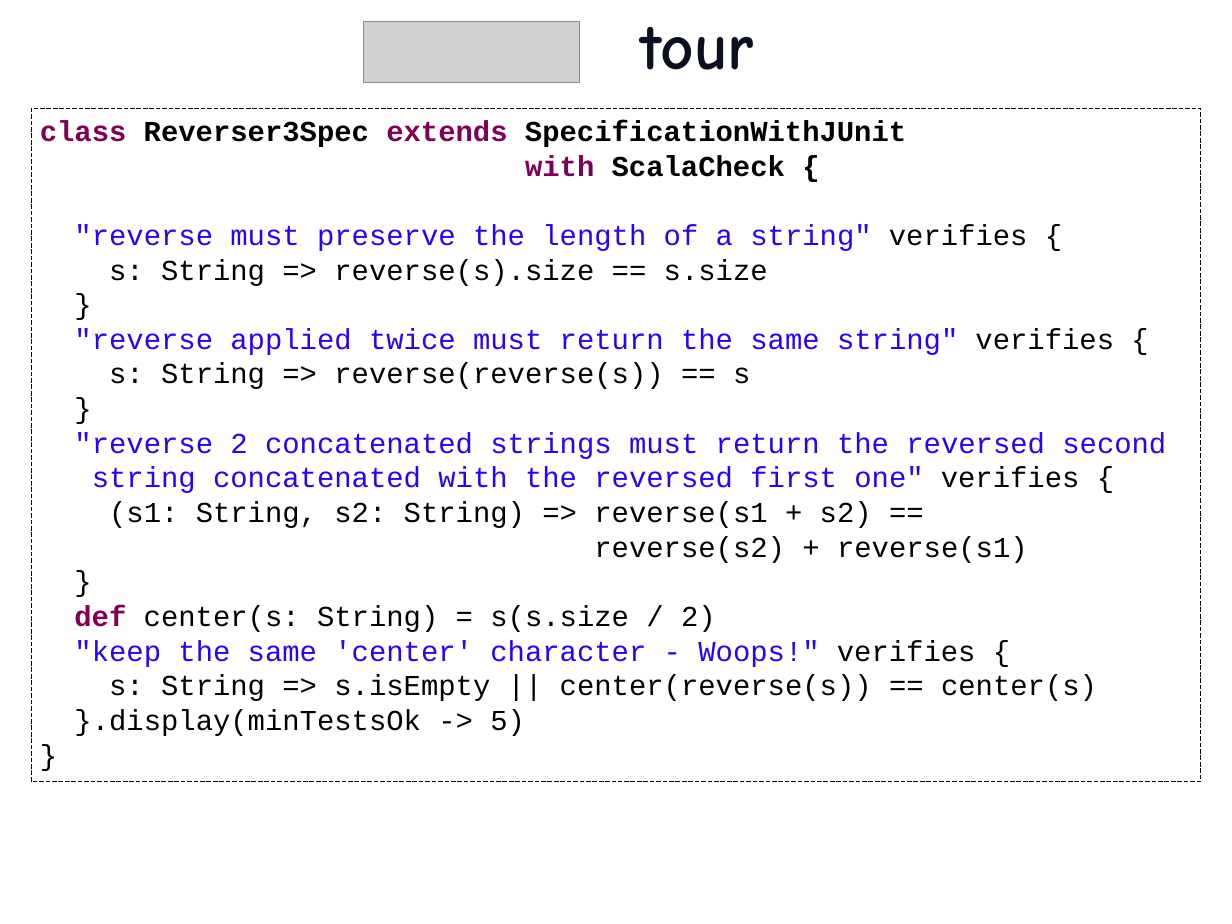
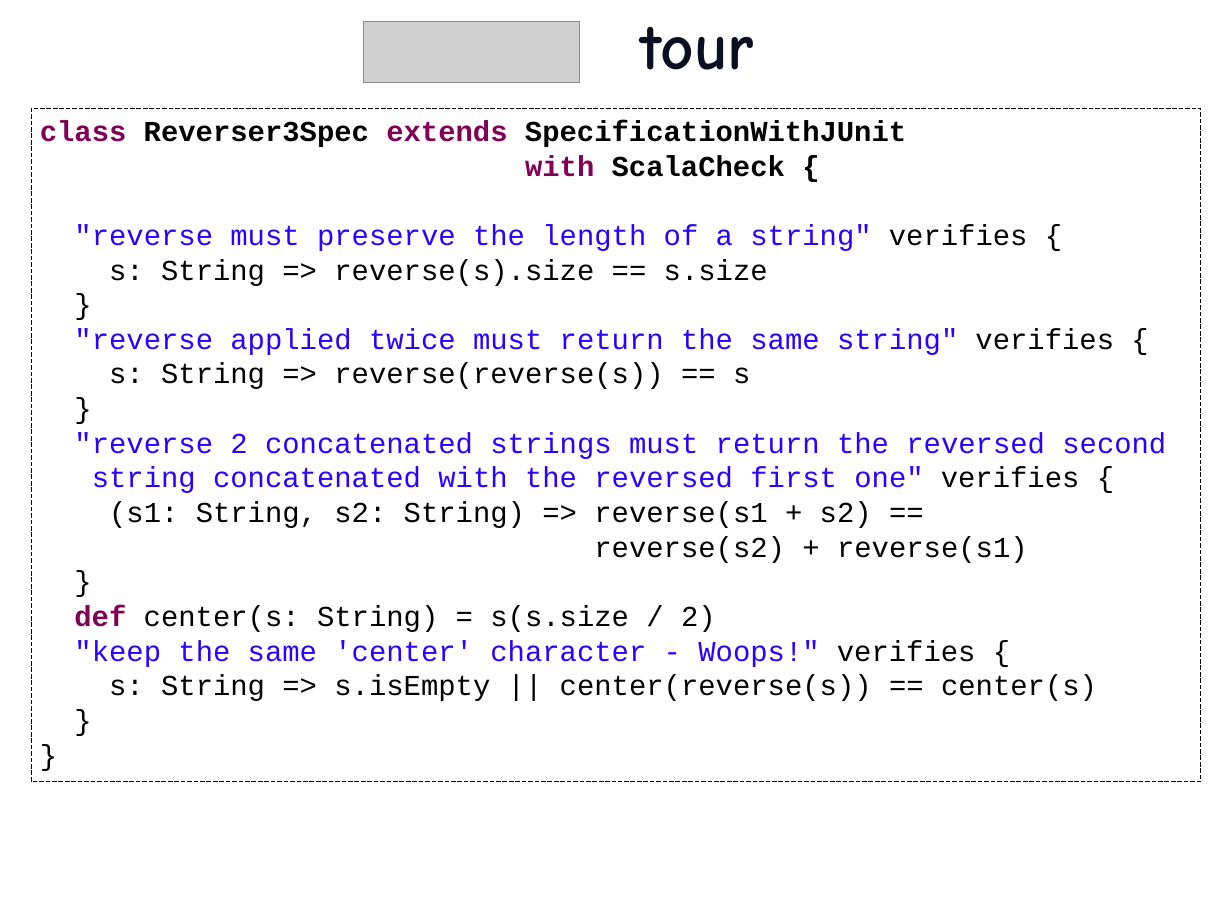
Before and after one commit to etorreborre/oscon-2010, a slide deck: slide 15 of src/main/resources/oscon_2010_specs.pptx (slide 12 before the commit). Drawn at 1232x924 pixels with LibreOffice and Linux fonts; fonts in the diff are those of the drawing; grey boxes stand for pictures; background and template pictures are left out. Boxes give left, top, right and bottom in pixels: in the first picture for what was removed or moved away, otherwise in the second. Text is boxed around its words. In the diff, an @@ line names an element or a change of style, - is before the commit and + after.

Commit message:
added more slides to introduce the specs tour slides

```diff
--- a/src/main/resources/oscon_2010_specs.pptx
+++ b/src/main/resources/oscon_2010_specs.pptx
@@ text in rectangle at (31,108,1201,782): paragraph added @@
+}
@@ text in rectangle at (74,709,525,736): paragraph removed @@
-}.display(minTestsOk -> 5)
```
Also in this commit, not shown: 1 other slide changed, 3 slides added, 1 other file.
